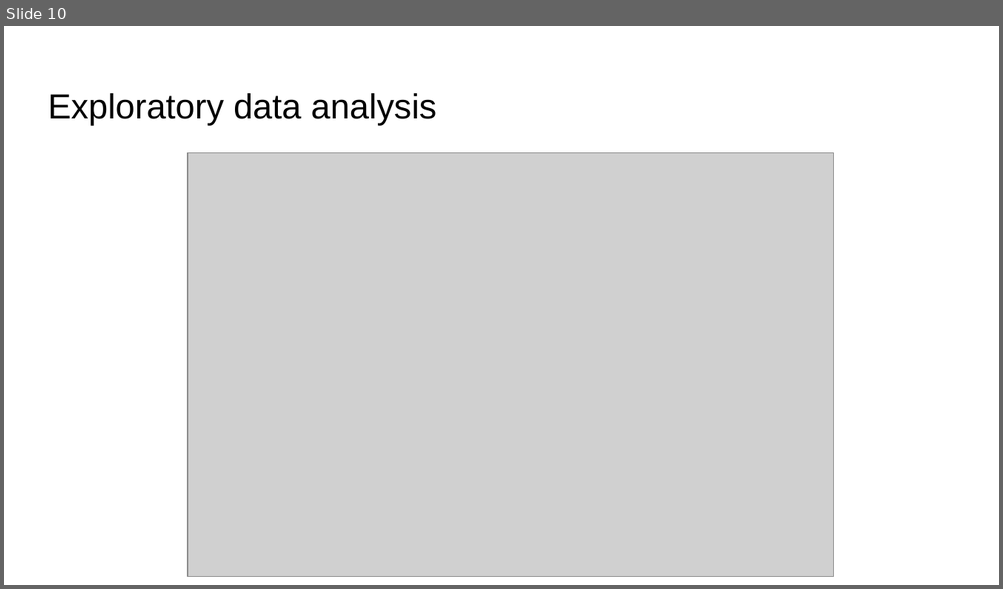
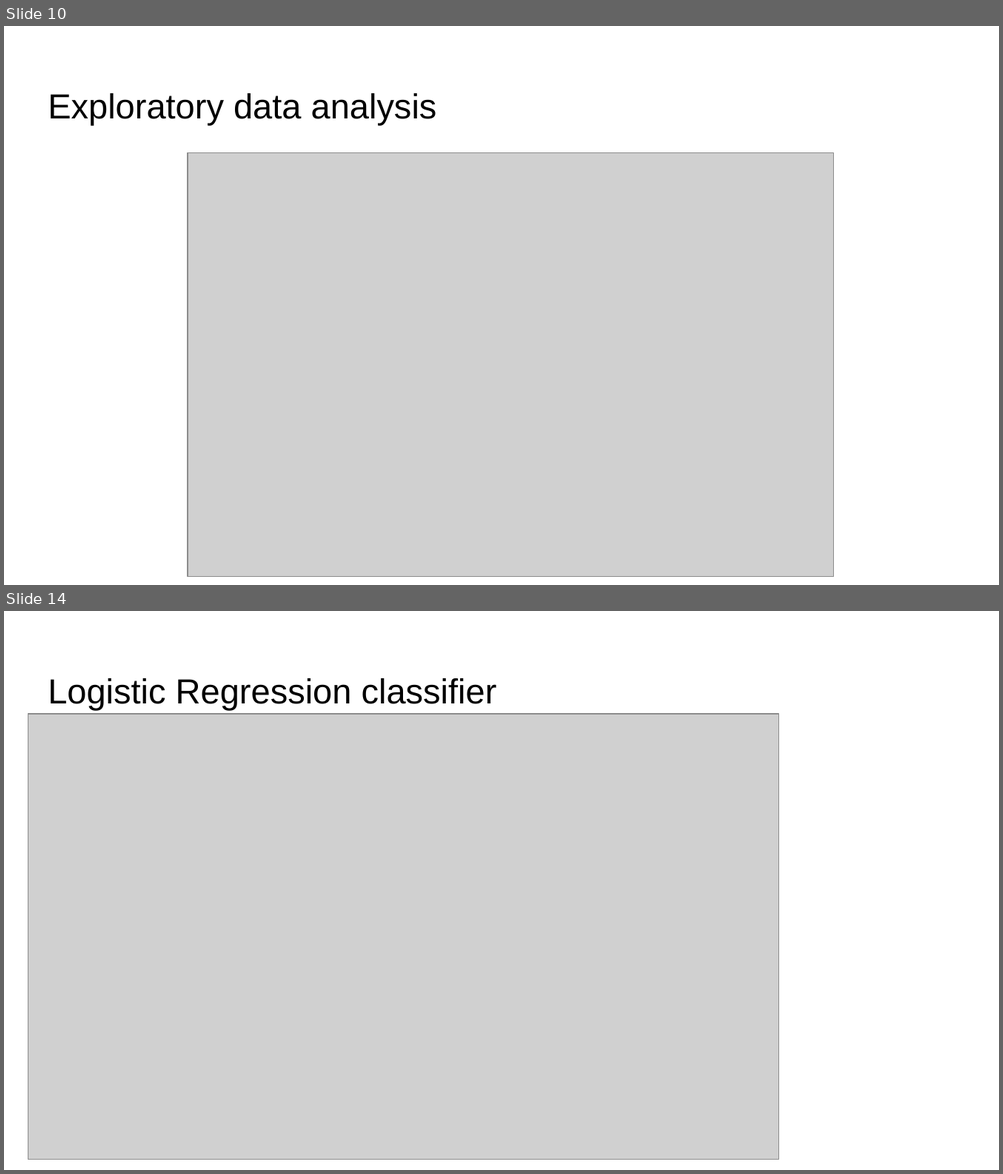
Before and after one commit to IITTeaching/cs520-f23-group-23, a slide deck: main-520-project/CS 520 Data Curation.pptx. Shown one above the other, each under a label of ours: slide 10 before the commit, slides 10 and 14 after it; the slides between them are not shown. The pictures are 1003x589 and 1003x1174 pixels, drawn with LibreOffice and Linux fonts; fonts in the diff are those of the drawing; grey boxes stand for pictures. Boxes give left, top, right and bottom in pixels: in the first picture for what was removed or moved away, otherwise in the second. Text is boxed around its words. In the diff, an @@ line names an element or a change of style, - is before the commit and + after.

```diff
--- a/main-520-project/CS 520 Data Curation.pptx
+++ b/main-520-project/CS 520 Data Curation.pptx
@@ slide 14 added at box(4, 611, 999, 1170), background #FFFFFF @@
@@ title added at box(48, 678, 497, 710), 25.2 pt, text #000000 @@
+Logistic Regression classifier
@@ picture added at box(28, 715, 778, 1160) @@
```
Also in this commit, not shown: 7 slides changed, 3 other slides added, 1 slide removed.
